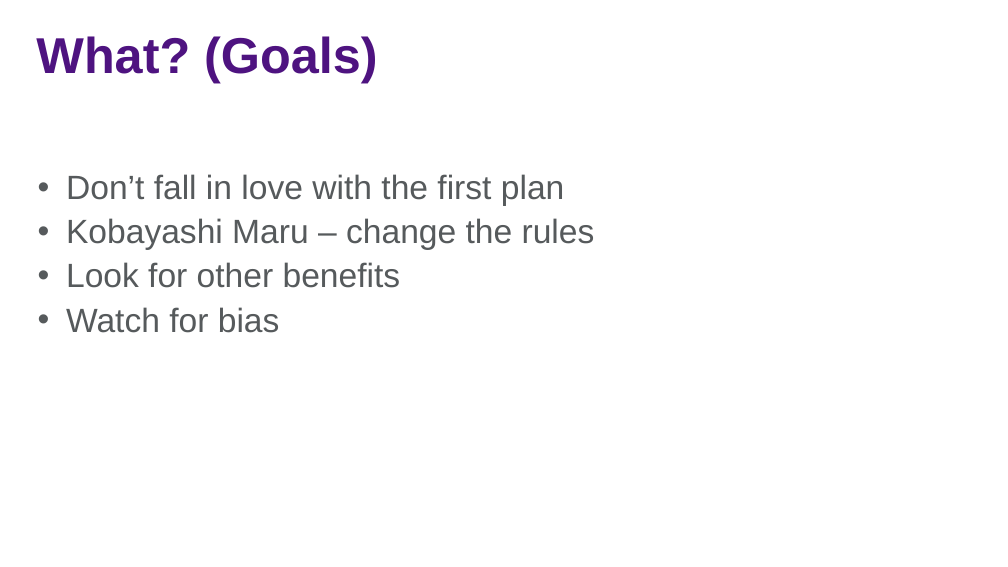
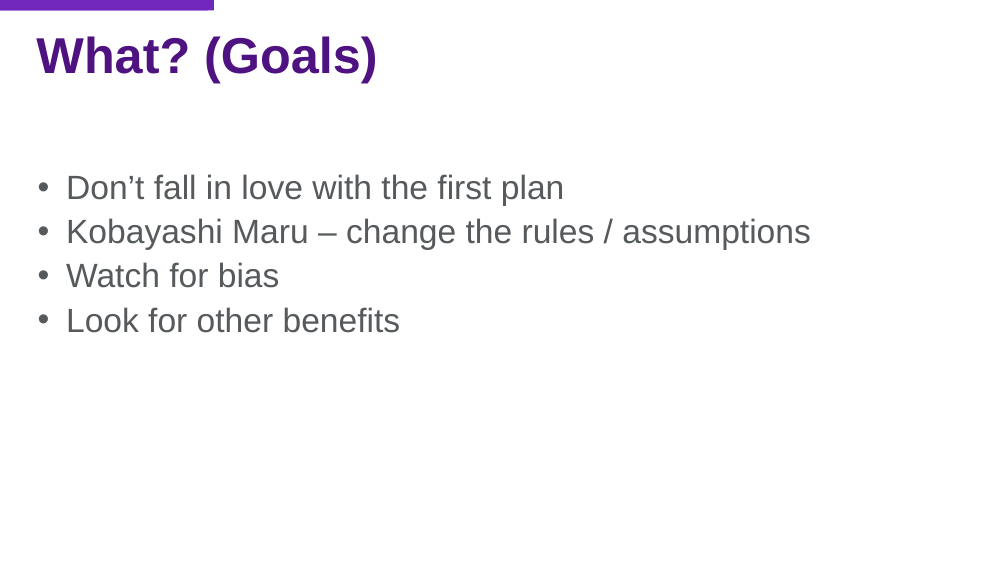
Before and after one commit to jasonjwood/presentations, a slide deck: slide 7 of InFusion2016 - Getting It Done - Jason Wood.pptx (slide 8 before the commit). Drawn at 1008x567 pixels with LibreOffice and Linux fonts; fonts in the diff are those of the drawing; background and template pictures are left out. Boxes give left, top, right and bottom in pixels: in the first picture for what was removed or moved away, otherwise in the second. Text is boxed around its words. In the diff, an @@ line names an element or a change of style, - is before the commit and + after.

```diff
--- a/InFusion2016 - Getting It Done - Jason Wood.pptx
+++ b/InFusion2016 - Getting It Done - Jason Wood.pptx
@@ rectangle added at (0, 0, 208, 11), fill #7227BC @@
@@ rectangle added at (0, 0, 214, 11), fill #7227BC @@
@@ text at (66, 218, 811, 288): text changed @@
-• Kobayashi Maru – change the rules
+• Kobayashi Maru – change the rules / assumptions
+• Watch for bias
@@ text at (66, 307, 280, 333): paragraph removed @@
-• Watch for bias
```
Also in this commit, not shown: 29 other slides changed, 2 slides added, 5 slides removed.
